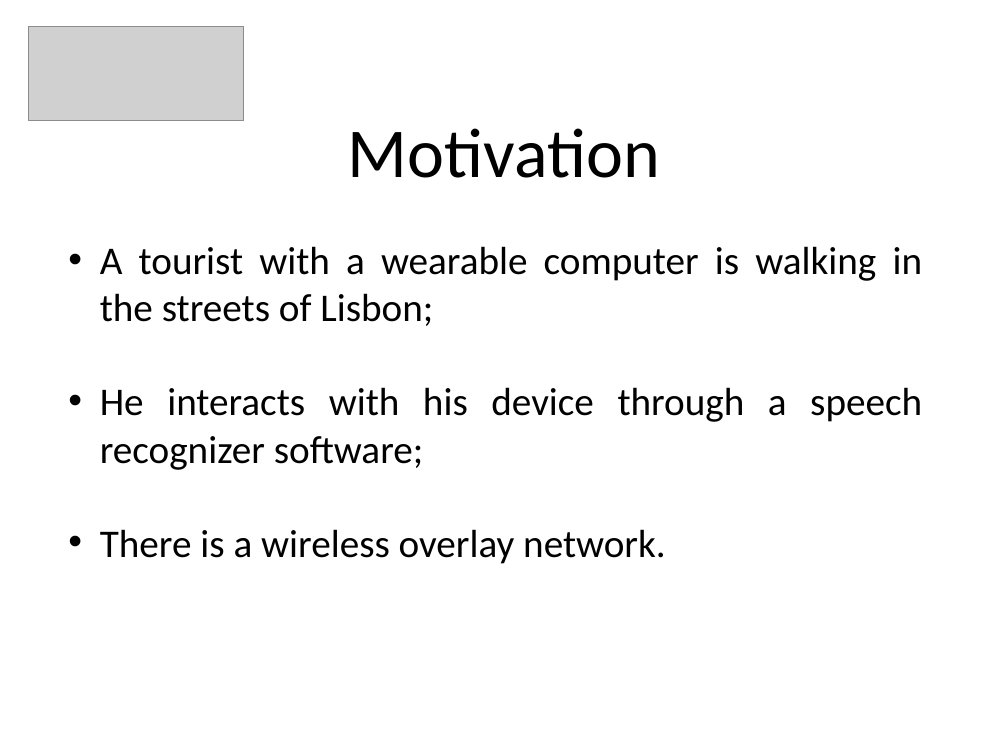
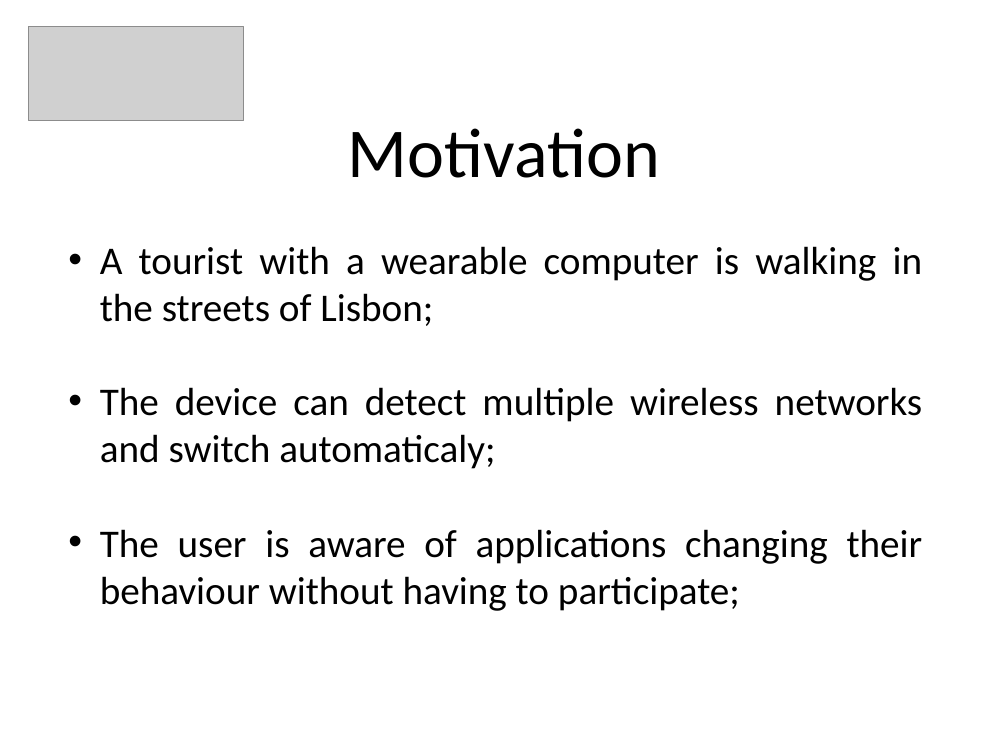
Before and after one commit to PeBraz/AirDesk, a slide deck: slide 2 of paper-presentation/cmov-presentation.pptx. Drawn at 1008x756 pixels with LibreOffice and Linux fonts; fonts in the diff are those of the drawing; grey boxes stand for pictures. Boxes give left, top, right and bottom in pixels: in the first picture for what was removed or moved away, otherwise in the second. Text is boxed around its words. In the diff, an @@ line names an element or a change of style, - is before the commit and + after.

```diff
--- a/paper-presentation/cmov-presentation.pptx
+++ b/paper-presentation/cmov-presentation.pptx
@@ text at box(100, 387, 923, 611): text changed @@
-• He interacts with his device through a speech recognizer software;
-• There is a wireless overlay network.
+• The device can detect multiple wireless networks and switch automaticaly;
+• The user is aware of applications changing their behaviour without having to participate;
```
Also in this commit, not shown: 4 other slides changed.
